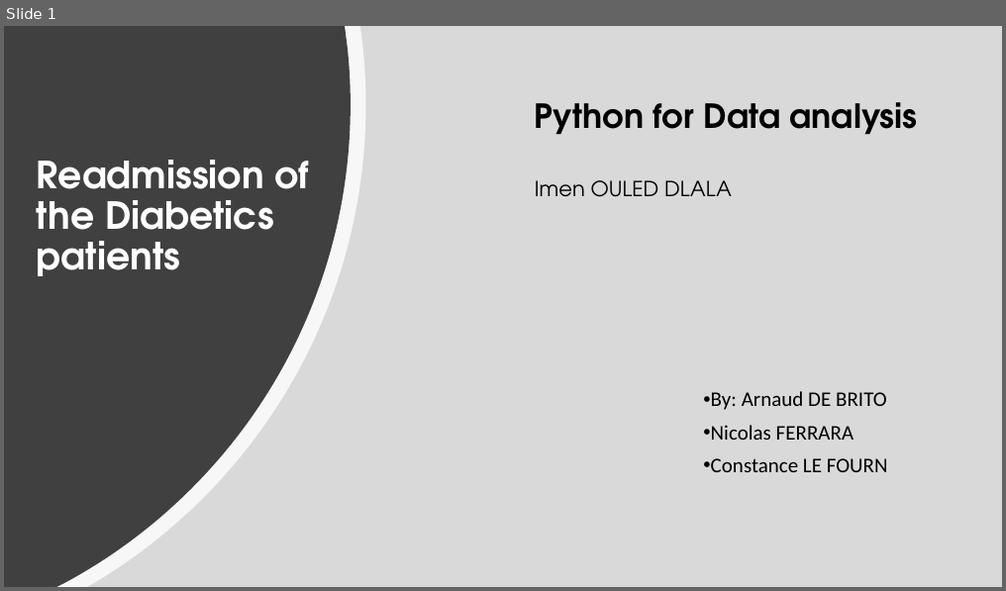
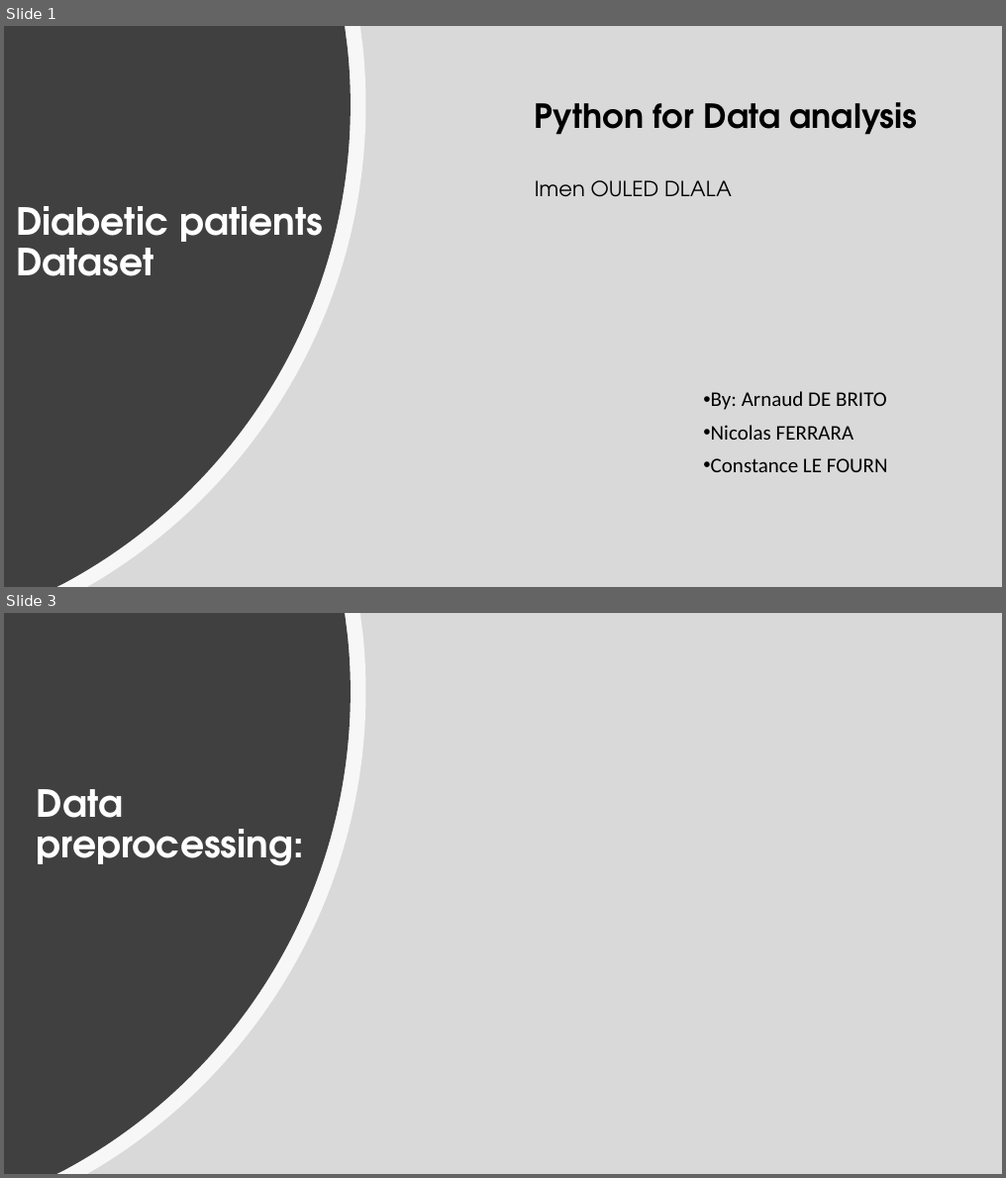
Before and after one commit to Const679/Python-Diabete, a slide deck: Readmission of the Diabetics patients.pptx. Shown one above the other, each under a label of ours: slide 1 before the commit, slides 1 and 3 after it; the slides between them are not shown. The pictures are 1006x591 and 1006x1178 pixels, drawn with LibreOffice and Linux fonts; fonts in the diff are those of the drawing. Boxes give left, top, right and bottom in pixels: in the first picture for what was removed or moved away, otherwise in the second. Text is boxed around its words. In the diff, an @@ line names an element or a change of style, - is before the commit and + after.

```diff
--- a/Readmission of the Diabetics patients.pptx
+++ b/Readmission of the Diabetics patients.pptx
@@ slide 3 added at (x1=4, y1=613, x2=1002, y2=1174), background #FFFFFF @@
@@ rectangle added at (x1=4, y1=613, x2=1002, y2=1174), fill #D9D9D9 @@
@@ freeform shape added at (x1=4, y1=613, x2=366, y2=1174), fill #FFFFFF at 80% opacity @@
@@ freeform shape added at (x1=4, y1=613, x2=350, y2=1174), fill #404040 @@
@@ title added at (x1=37, y1=789, x2=304, y2=866), 36 pt, text #FFFFFF, bold @@
+Data preprocessing:
@@ slide 1 changed as well @@
@@ title at (x1=16, y1=206, x2=323, y2=276): text changed @@
-Readmission of the Diabetics patients
+Diabetic patients Dataset
```
Also in this commit, not shown: 6 other slides added, 1 slide removed.
